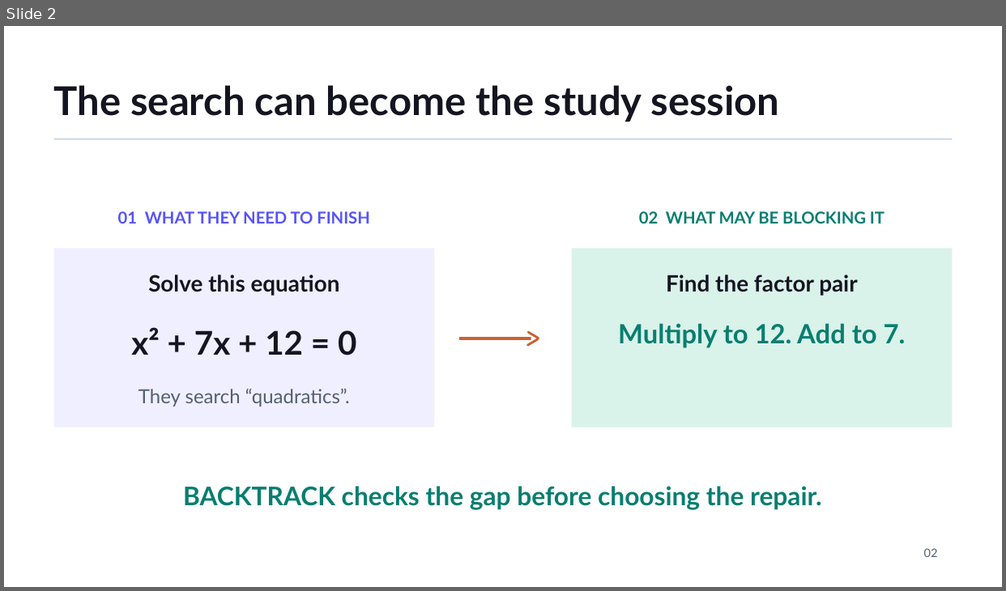
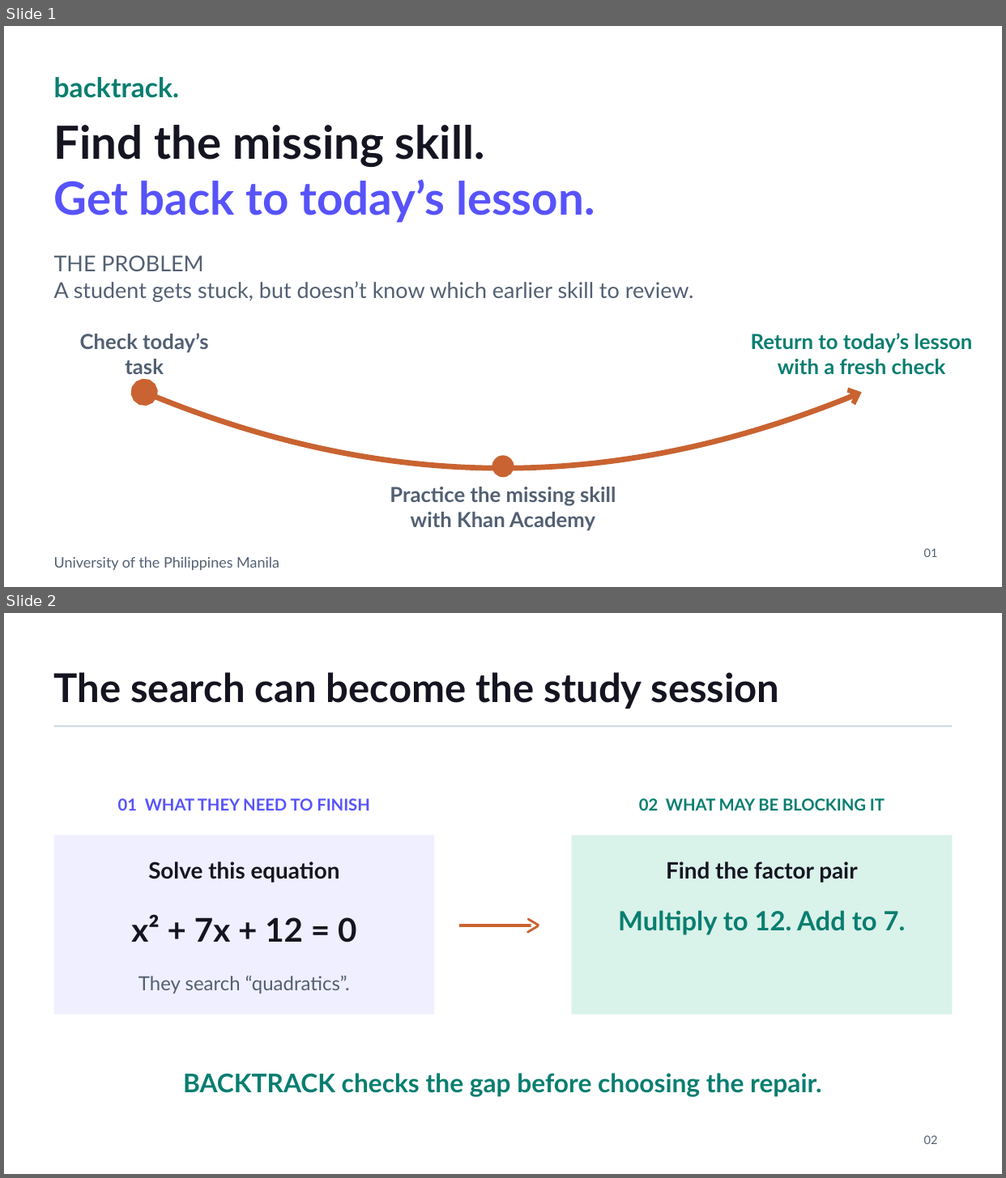
Before and after one commit to KhanAcademy-Backtrack/KhanAcademy-Backtrack-Demo, a slide deck: output/BACKTRACK_KEIC_2026.pptx. Shown one above the other, each under a label of ours: slide 2 before the commit, slides 1 and 2 after it. The pictures are 1006x591 and 1006x1178 pixels, drawn with LibreOffice and Linux fonts; fonts in the diff are those of the drawing; background and template pictures are left out. Boxes give left, top, right and bottom in pixels: in the first picture for what was removed or moved away, otherwise in the second. Text is boxed around its words. In the diff, an @@ line names an element or a change of style, - is before the commit and + after.

Commit message:
Save Canva GPS opening checkpoint before power interruption

```diff
--- a/output/BACKTRACK_KEIC_2026.pptx
+++ b/output/BACKTRACK_KEIC_2026.pptx
@@ slide 1 added at bbox=[4, 26, 1002, 587], background picture (left out) @@
@@ text added at bbox=[54, 77, 180, 98], 26.2 pt, text #087E70, bold @@
+backtrack.
@@ text added at bbox=[54, 125, 485, 167], 44 pt, text #151521, bold @@
+Find the missing skill.
@@ text added at bbox=[54, 179, 594, 223], 44 pt, text #5753FA, bold @@
+Get back to today’s lesson.
@@ text added at bbox=[54, 255, 694, 302], 21 pt, text #536073 @@
+THE PROBLEM
+A student gets stuck, but doesn’t know which earlier skill to review.
@@ text added at bbox=[80, 333, 208, 374], 20 pt, text #536073, bold @@
+Check today’s
+task
@@ text added at bbox=[751, 333, 973, 375], 20 pt, text #087E70, bold @@
+Return to today’s lesson
+with a fresh check
@@ freeform shape added at bbox=[145, 393, 862, 467], outline #C96331 5.25 pt @@
@@ freeform shape added at bbox=[492, 456, 513, 477], fill #C96331 @@
@@ text added at bbox=[390, 487, 616, 531], 20 pt, text #536073, bold @@
+Practice the missing skill
+with Khan Academy
@@ text added at bbox=[54, 557, 279, 570], 14 pt, text #536073 @@
+University of the Philippines Manila
@@ text added at bbox=[924, 548, 938, 557], 11.2 pt, text #536073 @@
+01
```
Also in this commit, not shown: 3 slides changed, 1 slide removed, 2 other files.
